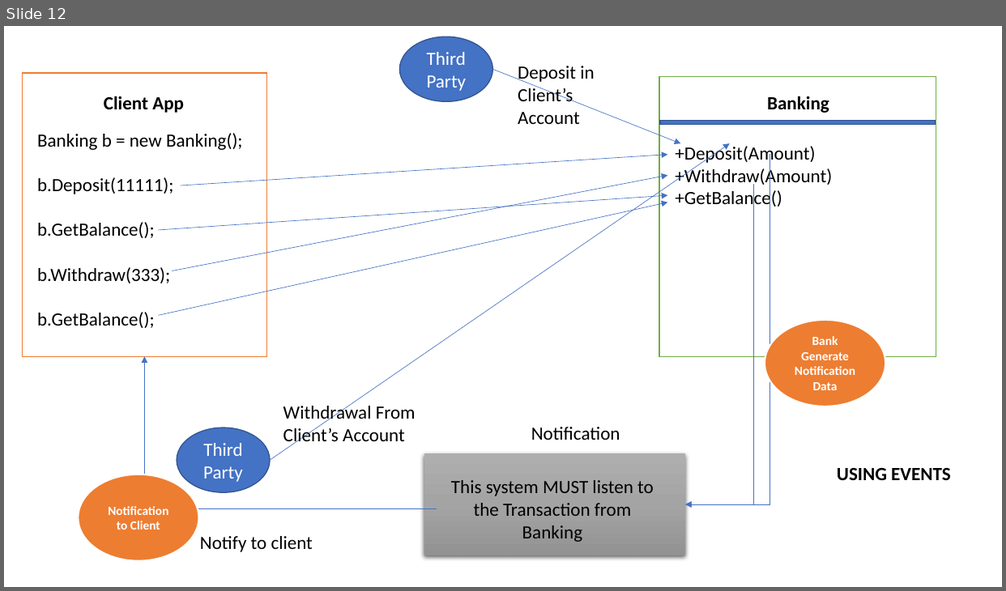
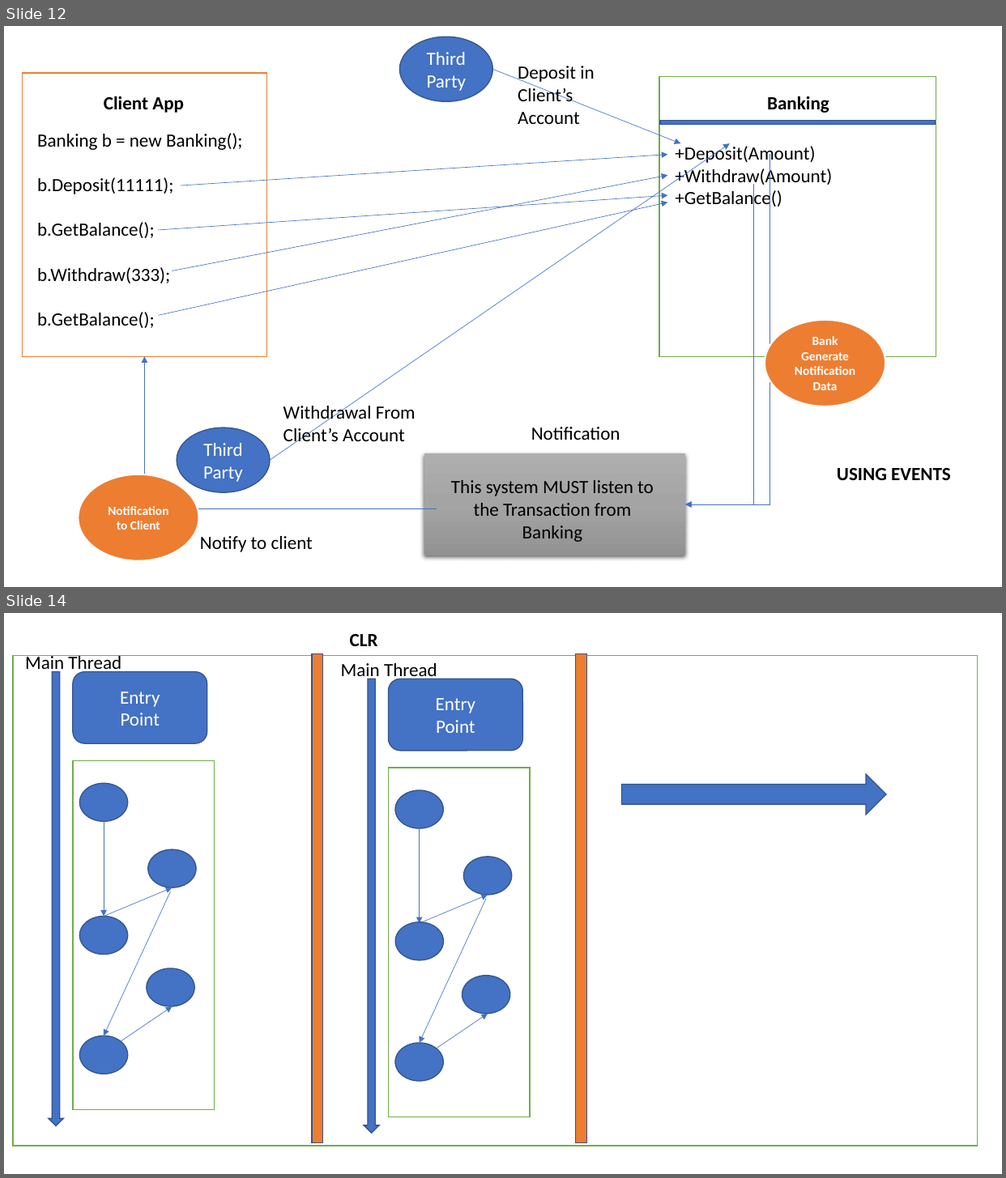
Before and after one commit to maheshsabnis/CS_Applications_MB, a slide deck: MB_Training_Images.pptx. Shown one above the other, each under a label of ours: slide 12 before the commit, slides 12 and 14 after it; the slides between them are not shown. The pictures are 1006x591 and 1006x1178 pixels, drawn with LibreOffice and Linux fonts; fonts in the diff are those of the drawing. Boxes give left, top, right and bottom in pixels: in the first picture for what was removed or moved away, otherwise in the second. Text is boxed around its words. In the diff, an @@ line names an element or a change of style, - is before the commit and + after.

```diff
--- a/MB_Training_Images.pptx
+++ b/MB_Training_Images.pptx
@@ slide 14 added at bbox=[4, 613, 1002, 1174], background #FFFFFF @@
@@ text added at bbox=[350, 634, 378, 646], 18 pt, text #000000, bold @@
+CLR
@@ rectangle added at bbox=[13, 655, 978, 1146], fill #FFFFFF, outline #70AD47 1 pt @@
@@ text added at bbox=[25, 655, 121, 675], 18 pt, text #000000 @@
+Main Thread
@@ rectangle added at bbox=[312, 654, 323, 1143], fill #ED7D31, outline #325491 1 pt @@
@@ rectangle added at bbox=[575, 654, 586, 1143], fill #ED7D31, outline #325491 1 pt @@
@@ down arrow added at bbox=[49, 672, 63, 1127], fill #4472C4, outline #325491 1 pt @@
@@ rounded rectangle added at bbox=[73, 672, 207, 744], fill #4472C4, outline #325491 1 pt, 18 pt, text #FFFFFF @@
+Entry
+Point
@@ text added at bbox=[341, 663, 437, 682], 18 pt, text #000000 @@
+Main Thread
@@ down arrow added at bbox=[364, 679, 379, 1133], fill #4472C4, outline #325491 1 pt @@
@@ rounded rectangle added at bbox=[388, 679, 522, 751], fill #4472C4, outline #325491 1 pt, 18 pt, text #FFFFFF @@
+Entry
+Point
@@ rectangle added at bbox=[73, 760, 215, 1110], fill #FFFFFF, outline #70AD47 1 pt @@
@@ rectangle added at bbox=[388, 768, 530, 1118], fill #FFFFFF, outline #70AD47 1 pt @@
@@ right arrow added at bbox=[621, 774, 886, 815], fill #4472C4, outline #325491 1 pt @@
@@ ellipse added at bbox=[79, 784, 127, 822], fill #4472C4, outline #325491 1 pt @@
@@ ellipse added at bbox=[395, 790, 444, 828], fill #4472C4, outline #325491 1 pt @@
@@ arrow added from (104, 822) to (104, 916), #4472C4 0.5 pt @@
@@ arrow added from (420, 828) to (420, 924), #4472C4 0.5 pt @@
@@ ellipse added at bbox=[147, 850, 196, 888], fill #4472C4, outline #325491 1 pt @@
@@ ellipse added at bbox=[463, 857, 512, 895], fill #4472C4, outline #325491 1 pt @@
@@ arrow added from (104, 916) to (172, 888), #4472C4 0.5 pt @@
@@ arrow added from (170, 892) to (104, 1036), #4472C4 0.5 pt @@
@@ arrow added from (420, 924) to (488, 895), #4472C4 0.5 pt @@
@@ arrow added from (486, 899) to (420, 1043), #4472C4 0.5 pt @@
@@ ellipse added at bbox=[79, 916, 127, 954], fill #4472C4, outline #325491 1 pt @@
@@ ellipse added at bbox=[395, 922, 444, 960], fill #4472C4, outline #325491 1 pt @@
@@ ellipse added at bbox=[147, 969, 194, 1007], fill #4472C4, outline #325491 1 pt @@
@@ ellipse added at bbox=[462, 975, 510, 1013], fill #4472C4, outline #325491 1 pt @@
@@ arrow added from (121, 1042) to (172, 1007), #4472C4 0.5 pt @@
@@ arrow added from (437, 1049) to (488, 1014), #4472C4 0.5 pt @@
@@ ellipse added at bbox=[79, 1036, 127, 1074], fill #4472C4, outline #325491 1 pt @@
@@ ellipse added at bbox=[395, 1043, 444, 1082], fill #4472C4, outline #325491 1 pt @@
```
Also in this commit, not shown: 6 other slides added, 24 other files.
